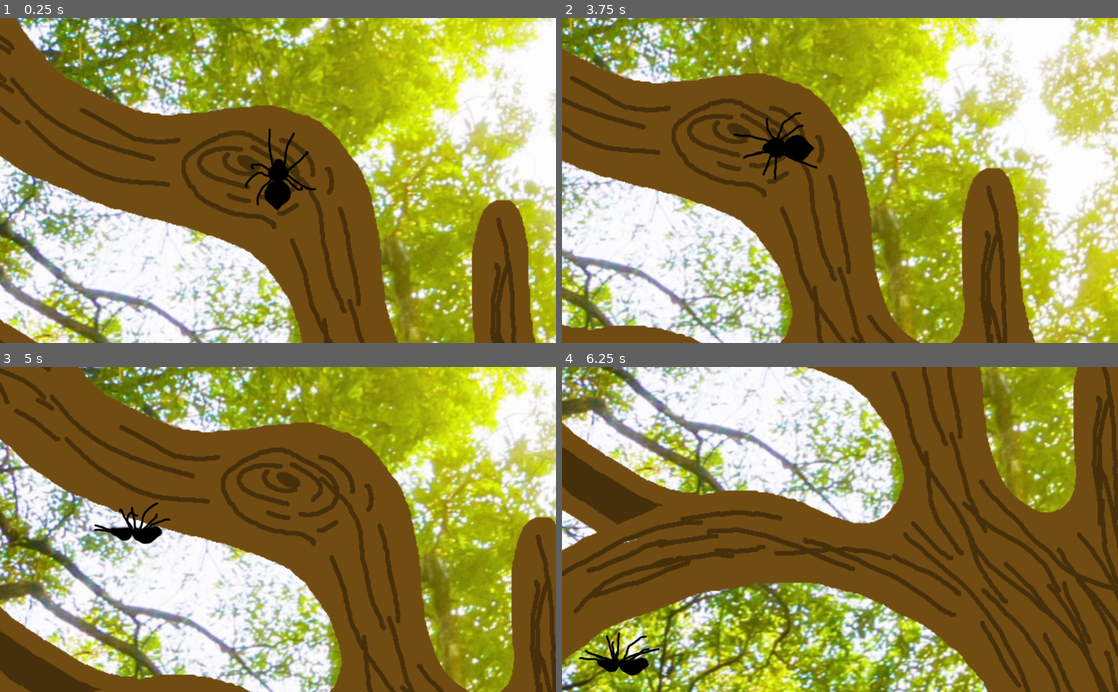
Above: before the commit, frames 1-4 (two rows, left to right).
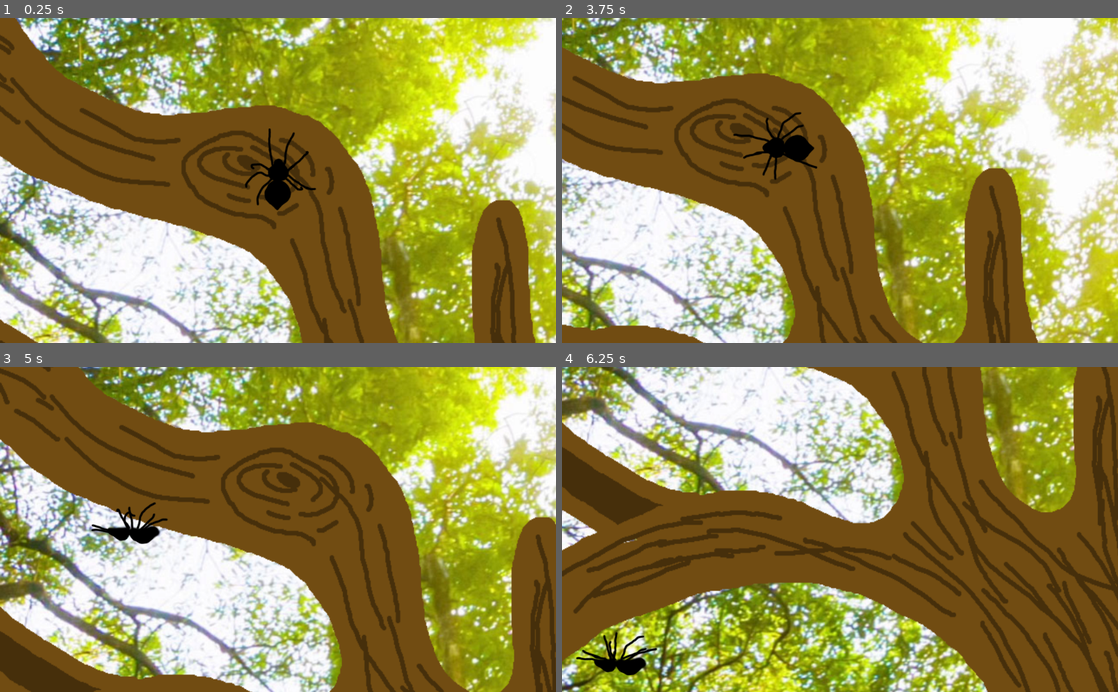
Above: after the commit, the same moments.

Repository: MarmotaGames/aracnotopia
Game: Godot game, scene res://levels/main/main.tscn
The game is run twice, just before and just after one commit, with the same random seed, the same clock (stepped at 60 frames per second) and the same inputs.
Inputs (mouse positions are in pixels of both pictures, inside the frame that each line leads up to):
- Up to frame 1 (0.25 s): no input
- Up to frame 2 (3.75 s): tap Enter at 0.5 s; move the mouse to (962, 164) at 0.52 s; hold Right (ui_right) 0.53-1.28 s; tap Ctrl (attachOrDetachFromArea) at 0.6, 1.35, 2.3, 2.85, 3.6 s; click (962, 164) at 0.67 s; move the mouse to (728, 196) at 1.27 s; hold Down (ui_down) 1.28-2.03 s; move the mouse to (895, 109) at 2.02 s; hold Right (ui_right) 2.03-2.78 s; tap L (excreteOrLeaveWeb) at 2.1 s; move the mouse to (812, 245) at 2.77 s; hold Up (ui_up) 2.78-3.53 s; click (812, 245) at 2.92 s; move the mouse to (1006, 229) at 3.52 s; hold Left (ui_left) from 3.53 s (still down)
- Up to frame 3 (5 s): keep holding Left (ui_left); move the mouse to (111, 480) at 4.27 s; tap L (excreteOrLeaveWeb) at 4.35 s; tap Ctrl (attachOrDetachFromArea) at 4.55 s
- Up to frame 4 (6.25 s): move the mouse to (867, 529) at 5.02 s; release Left (ui_left) at 5.03 s; hold Down (ui_down) 5.03-5.78 s; tap Ctrl (attachOrDetachFromArea) at 5.1, 5.85 s; click (867, 529) at 5.17 s; move the mouse to (756, 448) at 5.77 s; hold Right (ui_right) from 5.78 s (still down)

The runs differ from the first frame. In frame 2, 28% of the frame differs, in the area x 0-100%, y 0-100%; in frame 3, 0.4%; in frame 4, 0.5%.

Commit message:
Fix ContactArea conflict when multiple instances exists

Diff:
--- a/GodotProject/areas/ContactArea.gd
+++ b/GodotProject/areas/ContactArea.gd
@@ -2,23 +2,14 @@
 
 onready var spiderNode = get_node("../../Spider")
 
-var init = true
-var index = 0
+func _on_ContactArea_area_entered(area):
+#	print(area.name, " entrouuu")
+	if area.name == "SpiderArea":
+		spiderNode.spiderInArea = true
 
-func _ready():
-	spiderNode.spiderInArea = false
-	spiderNode.fall = false
-
-func _physics_process(delta):
-	if spiderNode.spiderOnWeb:
-		init = false
-
-	if get_overlapping_areas():
-		spiderNode.spiderInArea = true
-		if init: #Semi-gambiarra. Precisa inicializar como falso
-			spiderNode.fall = false
-			init = false
-	else:
+func _on_ContactArea_area_exited(area):
+#	print(area.name, " saiuuu")
+	if area.name == "SpiderArea":
 		spiderNode.spiderInArea = false
 		if not spiderNode.spiderOnWeb:
 			spiderNode.fall = true
--- a/GodotProject/areas/DeathArea.gd
+++ b/GodotProject/areas/DeathArea.gd
@@ -26,6 +26,5 @@
 func _on_DeathArea_body_exited(body):
 	gameover = true
 
-
 func _on_Timer_timeout():
 	gameover = true
--- a/GodotProject/levels/main/main.tscn
+++ b/GodotProject/levels/main/main.tscn
@@ -21,6 +21,7 @@
 [node name="Spider" parent="." index="0" instance=ExtResource( 1 )]
 
 position = Vector2( 731.377, 601.121 )
+_sections_unfolded = [ "Linear", "Transform", "Z Index" ]
 
 [node name="BackgroundSprite" type="Sprite" parent="." index="1"]
 
@@ -28,7 +29,7 @@
 position = Vector2( 1281.33, 720.982 )
 scale = Vector2( 2, 2 )
 texture = ExtResource( 2 )
-_sections_unfolded = [ "Transform", "Visibility" ]
+_sections_unfolded = [ "Transform", "Visibility", "Z Index" ]
 
 [node name="ContactArea" type="Area2D" parent="BackgroundSprite" index="0"]
 
@@ -75,6 +76,10 @@
 one_shot = true
 autostart = false
 
+[connection signal="area_entered" from="BackgroundSprite/ContactArea" to="BackgroundSprite/ContactArea" method="_on_ContactArea_area_entered"]
+
+[connection signal="area_exited" from="BackgroundSprite/ContactArea" to="BackgroundSprite/ContactArea" method="_on_ContactArea_area_exited"]
+
 [connection signal="body_entered" from="BackgroundSprite/ContactArea" to="BackgroundSprite/ContactArea" method="_on_Area2D_body_entered"]
 
 [connection signal="body_exited" from="BackgroundSprite/ContactArea" to="BackgroundSprite/ContactArea" method="_on_Area2D_body_exited"]
--- /dev/null
+++ b/GodotProject/levels/newWebTest/launchWebTest.tscn
@@ -0,0 +1,41 @@
+[gd_scene load_steps=4 format=2]
+
+[ext_resource path="res://player/Player_rigido.tscn" type="PackedScene" id=1]
+[ext_resource path="res://objects/Plataforma.tscn" type="PackedScene" id=2]
+[ext_resource path="res://objects/Stone.tscn" type="PackedScene" id=3]
+
+[node name="Node2D" type="Node2D" index="0"]
+
+[node name="Spider" parent="." index="0" instance=ExtResource( 1 )]
+
+position = Vector2( 225.855, 442.582 )
+_sections_unfolded = [ "Collision", "Linear", "Transform", "Z Index" ]
+
+[node name="Plataforma" parent="." index="1" instance=ExtResource( 2 )]
+
+position = Vector2( 226.117, 475 )
+scale = Vector2( 3.5, 3.5 )
+z_index = -1
+_sections_unfolded = [ "Region", "Transform", "Visibility", "Z Index" ]
+
+[node name="Plataforma2" parent="." index="2" instance=ExtResource( 2 )]
+
+position = Vector2( 503.709, 475 )
+scale = Vector2( 3.5, 3.5 )
+z_index = -1
+_sections_unfolded = [ "Region", "Transform", "Visibility", "Z Index" ]
+
+[node name="Stone" parent="." index="3" instance=ExtResource( 3 )]
+
+position = Vector2( 224.636, 265 )
+_sections_unfolded = [ "Collision", "Transform" ]
+
+[node name="Stone2" parent="." index="4" instance=ExtResource( 3 )]
+
+position = Vector2( 485.925, 265 )
+_sections_unfolded = [ "Collision", "Transform" ]
+
+[node name="Stone3" parent="." index="5" instance=ExtResource( 3 )]
+
+position = Vector2( 769.933, 265 )
+_sections_unfolded = [ "Collision", "Transform" ]
--- a/GodotProject/levels/newWebTest/newWeb.tscn
+++ /dev/null
@@ -1,103 +0,0 @@
-[gd_scene load_steps=8 format=2]
-
-[ext_resource path="res://ball/Ball.tscn" type="PackedScene" id=1]
-[ext_resource path="res://icon.png" type="Texture" id=2]
-[ext_resource path="res://areas/ContactArea.gd" type="Script" id=3]
-[ext_resource path="res://web/Web.tscn" type="PackedScene" id=4]
-[ext_resource path="res://player/Player_rigido.tscn" type="PackedScene" id=5]
-
-[sub_resource type="RectangleShape2D" id=1]
-
-custom_solver_bias = 0.0
-extents = Vector2( 212, 187 )
-
-[sub_resource type="RectangleShape2D" id=2]
-
-custom_solver_bias = 0.0
-extents = Vector2( 31, 31 )
-
-[node name="Node2D" type="Node2D" index="0"]
-
-[node name="Ball" parent="." index="0" instance=ExtResource( 1 )]
-
-position = Vector2( 52.6, 458.923 )
-
-[node name="Plataforma" type="Sprite" parent="." index="1"]
-
-position = Vector2( 767.909, 347.961 )
-scale = Vector2( 7.62804, 7.53109 )
-texture = ExtResource( 2 )
-_sections_unfolded = [ "Transform" ]
-
-[node name="ContactArea" type="Area2D" parent="Plataforma" index="0"]
-
-position = Vector2( 0.543182, -0.901497 )
-scale = Vector2( 0.148969, 0.168141 )
-input_pickable = true
-gravity_vec = Vector2( 0, 1 )
-gravity = 98.0
-linear_damp = 0.1
-angular_damp = 1.0
-audio_bus_override = false
-audio_bus_name = "Master"
-script = ExtResource( 3 )
-
-[node name="CollisionShape2D" type="CollisionShape2D" parent="Plataforma/ContactArea" index="0"]
-
-position = Vector2( -2.11267, 7.36642 )
-shape = SubResource( 1 )
-
-[node name="Stone" type="StaticBody2D" parent="." index="2"]
-
-position = Vector2( 354.997, 57.6764 )
-input_pickable = false
-collision_layer = 2
-collision_mask = 2
-constant_linear_velocity = Vector2( 0, 0 )
-constant_angular_velocity = 0.0
-friction = 1.0
-bounce = 0.0
-_sections_unfolded = [ "Collision" ]
-
-[node name="Sprite" type="Sprite" parent="Stone" index="0"]
-
-texture = ExtResource( 2 )
-_sections_unfolded = [ "Transform" ]
-
-[node name="CollisionShape2D" type="CollisionShape2D" parent="Stone" index="1"]
-
-shape = SubResource( 2 )
-
-[node name="PinJoint2D" type="PinJoint2D" parent="Stone" index="2"]
-
-position = Vector2( 0, 16.5856 )
-z_index = 1
-node_a = NodePath("..")
-node_b = NodePath("../../Web")
-bias = 0.9
-disable_collision = true
-softness = 0.0
-_sections_unfolded = [ "Transform", "Z Index" ]
-
-[node name="Web" parent="." index="3" instance=ExtResource( 4 )]
-
-position = Vector2( 355.1, 167.358 )
-collision_layer = 16
-collision_mask = 16
-angular_velocity = 16.0
-_sections_unfolded = [ "Angular", "Applied Forces", "Collision", "Linear", "Pickable", "Transform" ]
-
-[node name="PinJoint2D" parent="Web" index="2"]
-
-node_b = NodePath("../../Spider")
-
-[node name="Spider" parent="." index="4" instance=ExtResource( 5 )]
-
-position = Vector2( 355.807, 251.607 )
-rotation = 3.14159
-mode = 2
-gravity_scale = 5.0
-_sections_unfolded = [ "Angular", "Applied Forces", "Collision", "Linear", "Transform" ]
-
-
-[editable path="Web"]
--- /dev/null
+++ b/GodotProject/levels/newWebTest/stretchAndMomentumTest.tscn
@@ -0,0 +1,42 @@
+[gd_scene load_steps=6 format=2]
+
+[ext_resource path="res://objects/Ball.tscn" type="PackedScene" id=1]
+[ext_resource path="res://objects/Stone.tscn" type="PackedScene" id=2]
+[ext_resource path="res://objects/Plataforma.tscn" type="PackedScene" id=3]
+[ext_resource path="res://web/Web.tscn" type="PackedScene" id=4]
+[ext_resource path="res://player/Player_rigido.tscn" type="PackedScene" id=5]
+
+[node name="Node2D" type="Node2D" index="0"]
+
+[node name="Ball" parent="." index="0" instance=ExtResource( 1 )]
+
+position = Vector2( 52.6, 458.923 )
+
+[node name="Stone" parent="." index="1" instance=ExtResource( 2 )]
+
+[node name="Plataforma" parent="." index="2" instance=ExtResource( 3 )]
+
+position = Vector2( 755.884, 340.736 )
+
+[node name="Web" parent="." index="3" instance=ExtResource( 4 )]
+
+position = Vector2( 355.1, 167.358 )
+collision_layer = 16
+collision_mask = 16
+angular_velocity = 16.0
+_sections_unfolded = [ "Angular", "Applied Forces", "Collision", "Linear", "Pickable", "Transform" ]
+
+[node name="PinJoint2D" parent="Web" index="2"]
+
+node_b = NodePath("../../Spider")
+
+[node name="Spider" parent="." index="4" instance=ExtResource( 5 )]
+
+position = Vector2( 355.807, 251.607 )
+rotation = 3.14159
+mode = 2
+gravity_scale = 5.0
+_sections_unfolded = [ "Angular", "Applied Forces", "Collision", "Linear", "Transform" ]
+
+
+[editable path="Web"]
--- a/GodotProject/ball/Ball.tscn
+++ b/GodotProject/objects/Ball.tscn
@@ -1,7 +1,8 @@
 [gd_scene load_steps=4 format=2]
 
-[ext_resource path="res://ball/Ball.gd" type="Script" id=1]
+[ext_resource path="res://objects/Ball.gd" type="Script" id=1]
 [ext_resource path="res://assets/web/Ball.png" type="Texture" id=2]
+
 
 [sub_resource type="CircleShape2D" id=1]
 
--- /dev/null
+++ b/GodotProject/objects/Plataforma.tscn
@@ -0,0 +1,39 @@
+[gd_scene load_steps=4 format=2]
+
+[ext_resource path="res://icon.png" type="Texture" id=1]
+[ext_resource path="res://areas/ContactArea.gd" type="Script" id=2]
+
+[sub_resource type="RectangleShape2D" id=1]
+
+custom_solver_bias = 0.0
+extents = Vector2( 212, 187 )
+
+[node name="Plataforma" type="Sprite"]
+
+position = Vector2( 503.389, 304.9 )
+scale = Vector2( 7.62804, 7.53109 )
+texture = ExtResource( 1 )
+_sections_unfolded = [ "Transform" ]
+
+[node name="ContactArea" type="Area2D" parent="." index="0"]
+
+position = Vector2( 0.543182, -0.901497 )
+scale = Vector2( 0.148969, 0.168141 )
+input_pickable = true
+gravity_vec = Vector2( 0, 1 )
+gravity = 98.0
+linear_damp = 0.1
+angular_damp = 1.0
+audio_bus_override = false
+audio_bus_name = "Master"
+script = ExtResource( 2 )
+_sections_unfolded = [ "Collision", "Transform" ]
+
+[node name="CollisionShape2D" type="CollisionShape2D" parent="ContactArea" index="0"]
+
+position = Vector2( -2.11267, 7.36642 )
+shape = SubResource( 1 )
+
+[connection signal="area_entered" from="ContactArea" to="ContactArea" method="_on_ContactArea_area_entered"]
+
+[connection signal="area_exited" from="ContactArea" to="ContactArea" method="_on_ContactArea_area_exited"]
--- /dev/null
+++ b/GodotProject/objects/Stone.tscn
@@ -0,0 +1,40 @@
+[gd_scene load_steps=3 format=2]
+
+[ext_resource path="res://icon.png" type="Texture" id=1]
+
+[sub_resource type="RectangleShape2D" id=1]
+
+custom_solver_bias = 0.0
+extents = Vector2( 31, 31 )
+
+[node name="Stone" type="StaticBody2D"]
+
+position = Vector2( 354.997, 57.6764 )
+input_pickable = false
+collision_layer = 2
+collision_mask = 2
+constant_linear_velocity = Vector2( 0, 0 )
+constant_angular_velocity = 0.0
+friction = 1.0
+bounce = 0.0
+_sections_unfolded = [ "Collision" ]
+
+[node name="Sprite" type="Sprite" parent="." index="0"]
+
+texture = ExtResource( 1 )
+_sections_unfolded = [ "Transform" ]
+
+[node name="CollisionShape2D" type="CollisionShape2D" parent="." index="1"]
+
+shape = SubResource( 1 )
+
+[node name="PinJoint2D" type="PinJoint2D" parent="." index="2"]
+
+position = Vector2( 0, 16.5856 )
+z_index = 1
+node_a = NodePath("..")
+node_b = NodePath("../../Web")
+bias = 0.9
+disable_collision = true
+softness = 0.0
+_sections_unfolded = [ "Transform", "Z Index" ]
--- a/GodotProject/player/Player_rigido.gd
+++ b/GodotProject/player/Player_rigido.gd
@@ -1,8 +1,8 @@
 extends RigidBody2D
 
-onready var webNode = get_node("../Web")
-onready var pinJointNode = get_node("../Web/PinJoint2D")
-onready var positionNode = get_node("../Web/Sprite/Position2D")
+onready var webNode
+onready var pinJointNode
+onready var positionNode
 
 var spiderInArea = true
 var spiderOnWeb = false
@@ -16,6 +16,11 @@
 var dirKeys = [0, 0, 0, 0]
 
 func _ready():
+	if spiderOnWeb:
+		webNode = get_node("../Web")
+		pinJointNode = get_node("../Web/PinJoint2D")
+		positionNode = get_node("../Web/Sprite/Position2D")
+
 	init = true
 
 func _integrate_forces(state):
@@ -95,22 +100,22 @@
 		$AnimatedSprite.playing = false
 
 	if spiderInArea and not $StickTimer.time_left and Input.is_action_just_pressed("attachOrDetachFromArea"):
-			if fall or spiderOnWeb:
-				set_linear_velocity(Vector2(0,0))
-				fall = false
-				direction.x = 0
-				direction.y = -1
-				angle = 0
-				$AnimatedSprite.playing = false
-				$StickTimer.start()
-				if spiderOnWeb:
-					spiderOnWeb = false
-					webNode.isStretching = false
-					pinJointNode.set_node_b("")
+		if fall or spiderOnWeb:
+			set_linear_velocity(Vector2(0,0))
+			fall = false
+			direction.x = 0
+			direction.y = -1
+			angle = 0
+			$AnimatedSprite.playing = false
+			$StickTimer.start()
+			if spiderOnWeb:
+				spiderOnWeb = false
+				webNode.isStretching = false
+				pinJointNode.set_node_b("")
 
-			else:
-				fall = true
-				$StickTimer.start()
+		else:
+			fall = true
+			$StickTimer.start()
 
 func update_rotation():
 	if spiderOnWeb:
--- a/GodotProject/player/Player_rigido.tscn
+++ b/GodotProject/player/Player_rigido.tscn
@@ -42,7 +42,7 @@
 radius = 10.0
 height = 20.0
 
-[node name="Spider" type="RigidBody2D" index="0"]
+[node name="Spider" type="RigidBody2D"]
 
 input_pickable = false
 collision_layer = 1
@@ -76,14 +76,13 @@
 
 [node name="AnimatedSprite" type="AnimatedSprite" parent="." index="1"]
 
-editor/display_folded = true
 scale = Vector2( 0.3, 0.3 )
 frames = SubResource( 2 )
 animation = "default"
 script = ExtResource( 15 )
 _sections_unfolded = [ "Transform" ]
 
-[node name="DetectBranch" type="Area2D" parent="AnimatedSprite" index="0"]
+[node name="SpiderArea" type="Area2D" parent="AnimatedSprite" index="0"]
 
 position = Vector2( 0, 50 )
 scale = Vector2( 1.66667, 1.66667 )
@@ -96,7 +95,7 @@
 audio_bus_name = "Master"
 _sections_unfolded = [ "Transform" ]
 
-[node name="CollisionShape2D" type="CollisionShape2D" parent="AnimatedSprite/DetectBranch" index="0"]
+[node name="CollisionShape2D" type="CollisionShape2D" parent="AnimatedSprite/SpiderArea" index="0"]
 
 position = Vector2( -1.78256, 1.73304 )
 scale = Vector2( 3.03858, 1.20858 )
Renamed: GodotProject/ball/Ball.gd -> GodotProject/objects/Ball.gd
